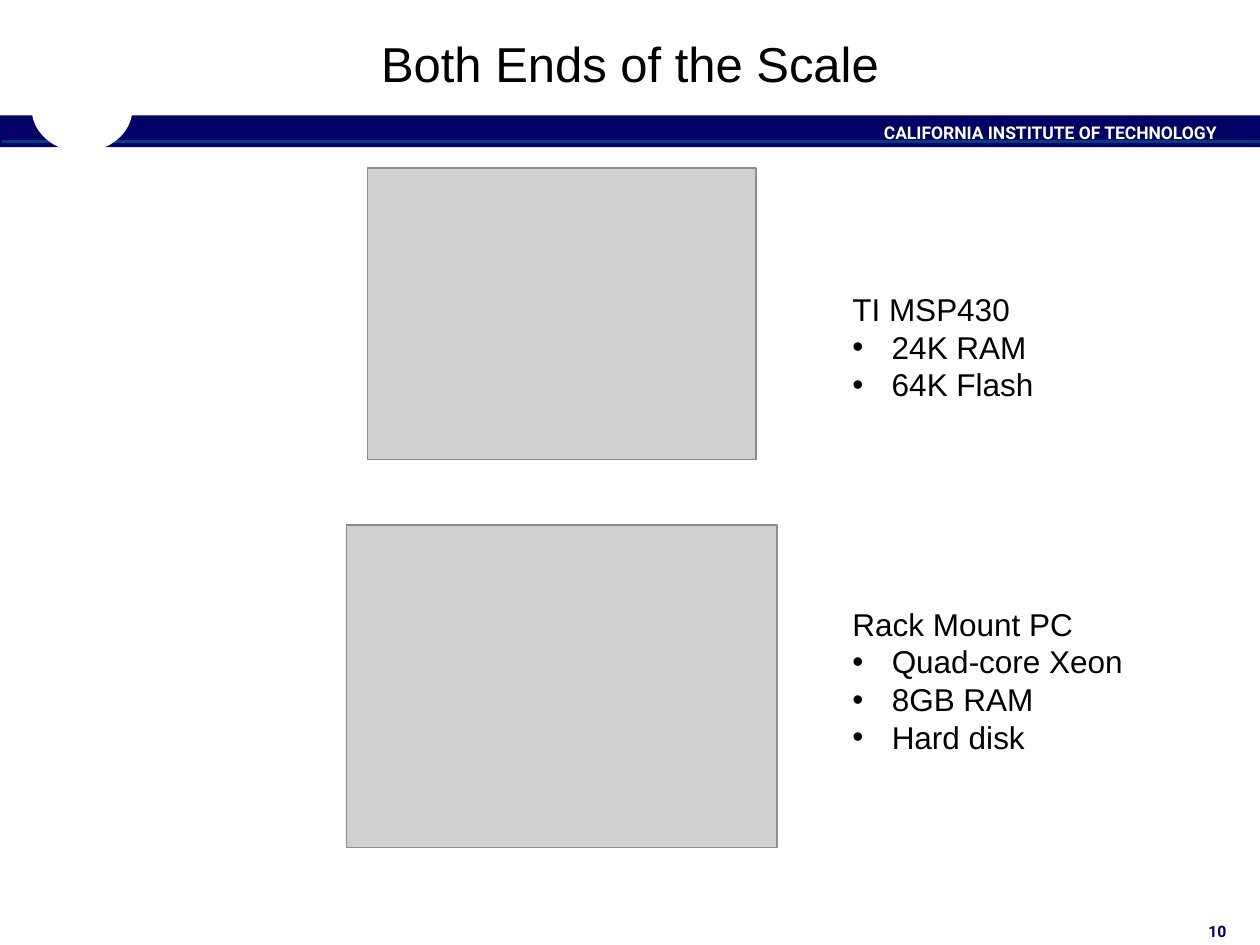
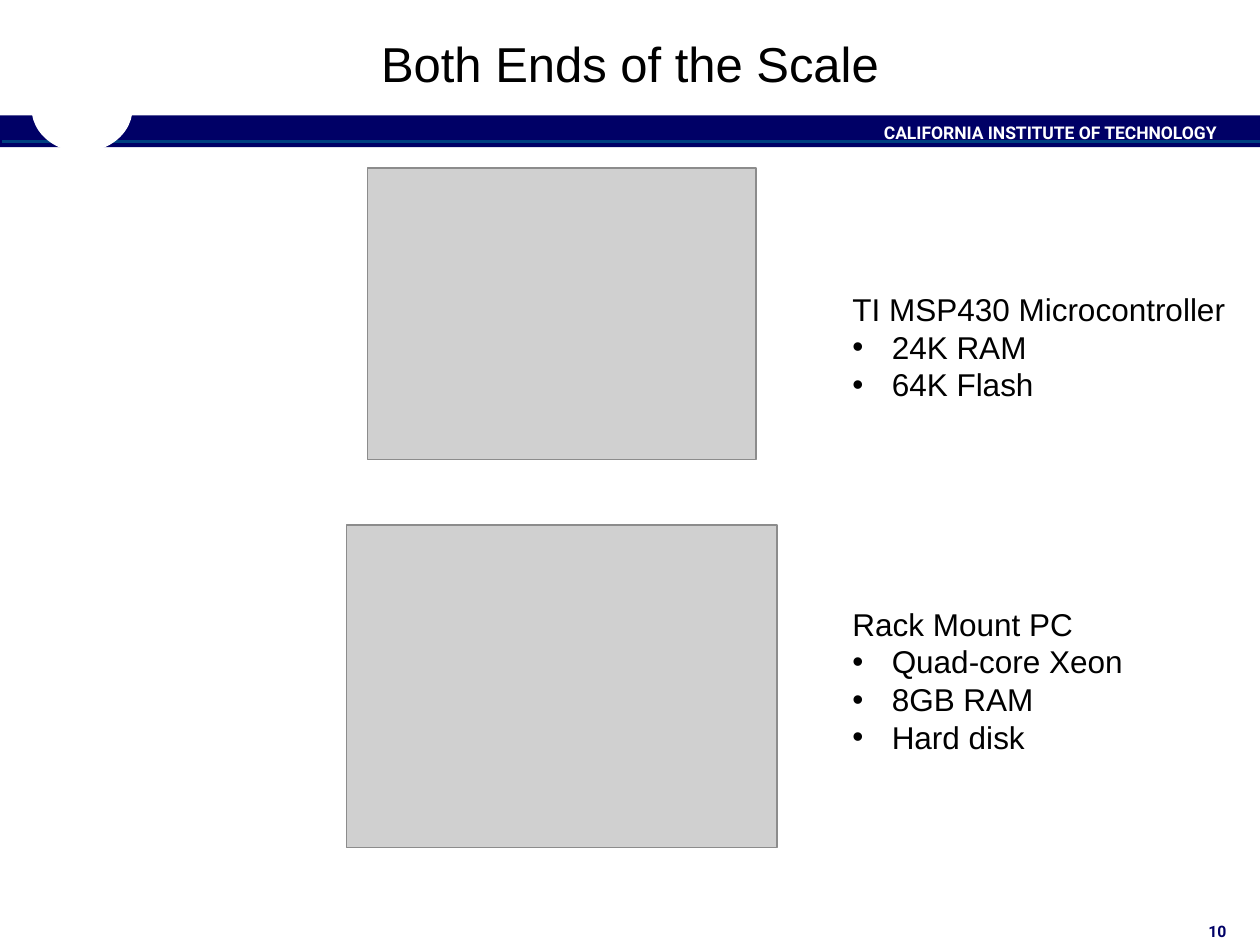
Before and after one commit to christianjeromeilustre/fprime-control, a slide deck: slide 10 of docs/Architecture/FPrimeArchitectureShort.pptx. Drawn at 1260x945 pixels with LibreOffice and Linux fonts; fonts in the diff are those of the drawing; grey boxes stand for pictures; background and template pictures are left out. Boxes give left, top, right and bottom in pixels: in the first picture for what was removed or moved away, otherwise in the second. Text is boxed around its words. In the diff, an @@ line names an element or a change of style, - is before the commit and + after.

```diff
--- a/docs/Architecture/FPrimeArchitectureShort.pptx
+++ b/docs/Architecture/FPrimeArchitectureShort.pptx
@@ text at (x1=852, y1=298, x2=1225, y2=322): text changed @@
-TI MSP430
+TI MSP430 Microcontroller
```
Also in this commit, not shown: 7 other slides changed, 1 other file.
